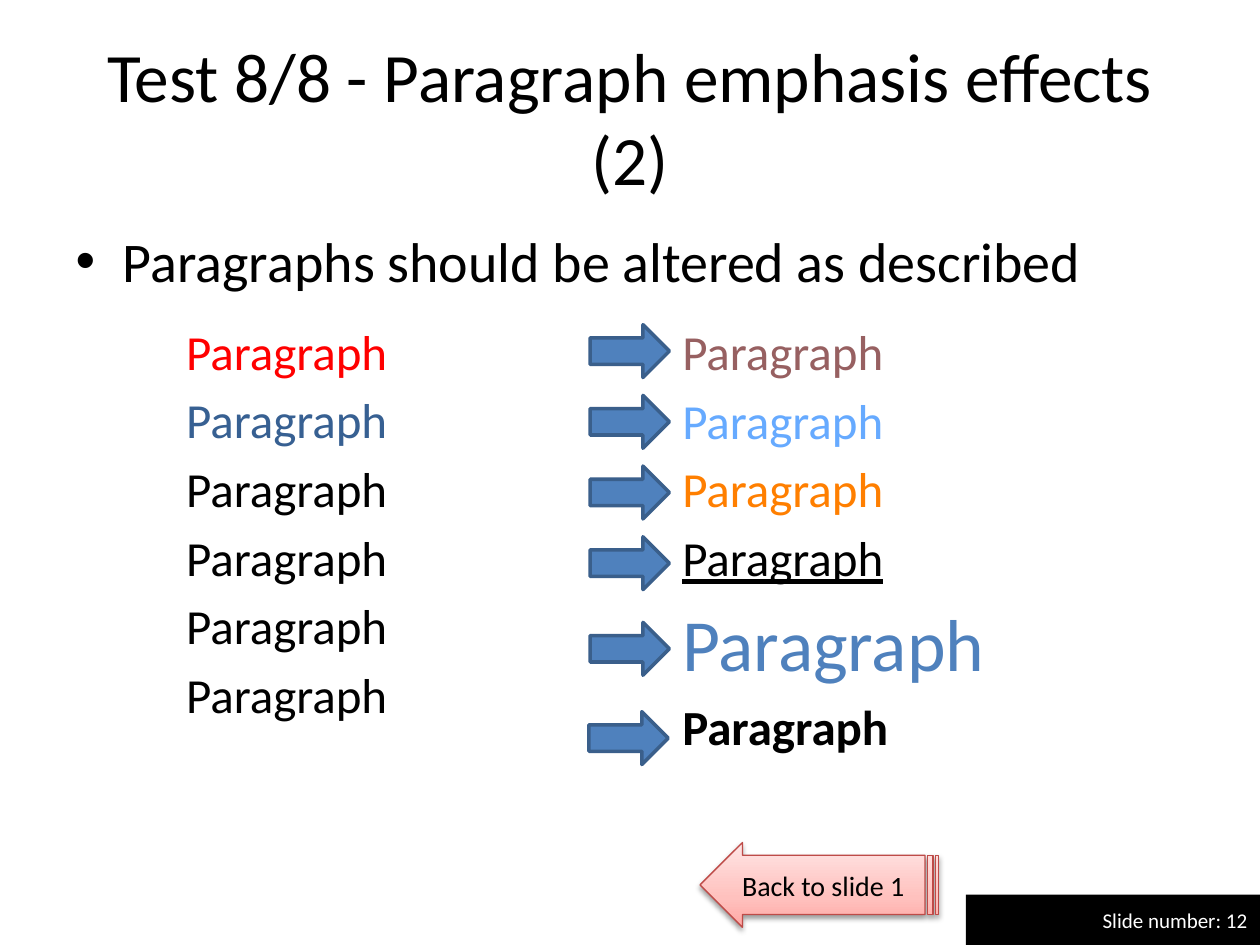
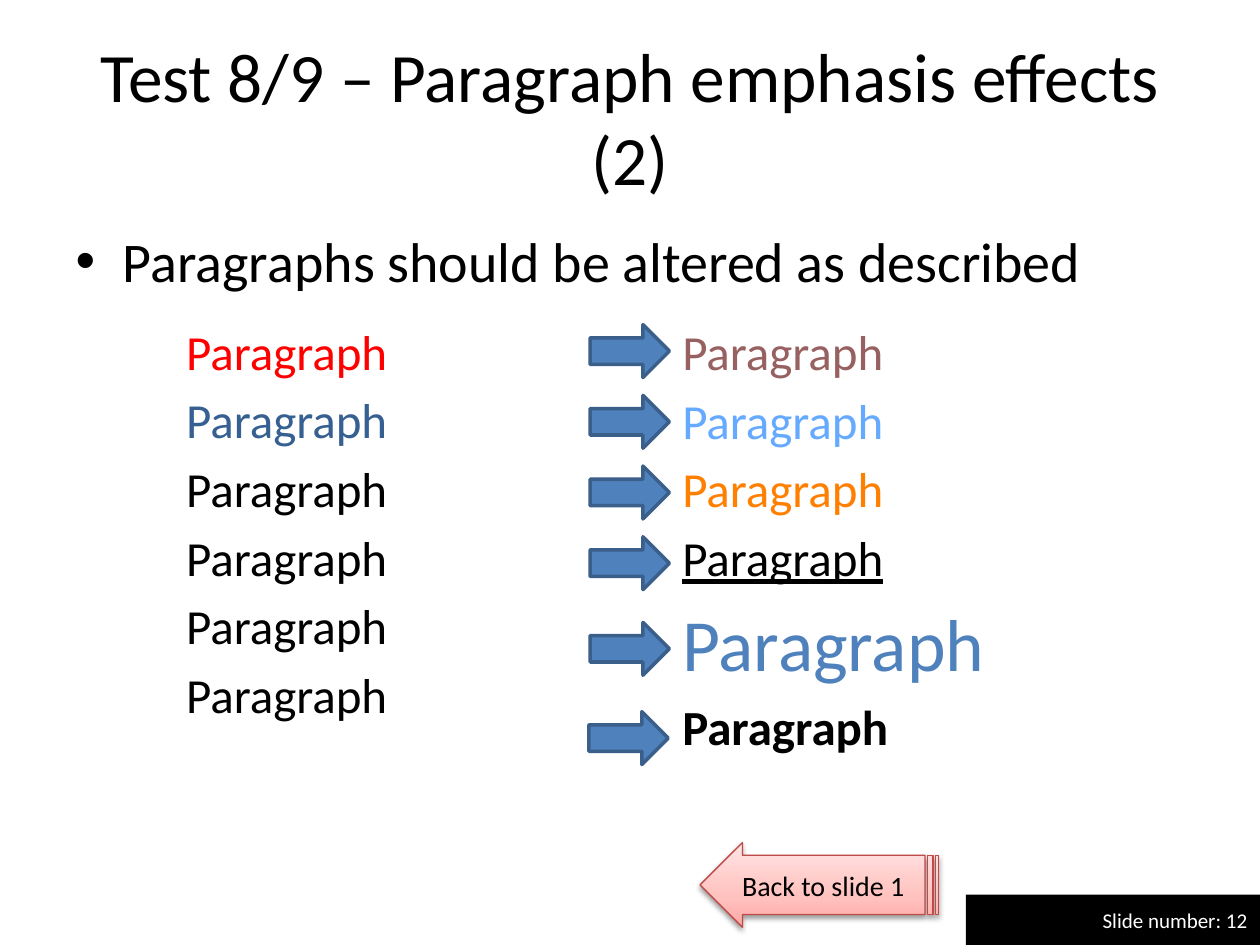
Before and after one commit to maxonthegit/PPspliT, a slide deck: slide 12 of src/PPT12+/PPspliT.pptm. Drawn at 1260x945 pixels with LibreOffice and Linux fonts; fonts in the diff are those of the drawing. Boxes give left, top, right and bottom in pixels: in the first picture for what was removed or moved away, otherwise in the second. Text is boxed around its words. In the diff, an @@ line names an element or a change of style, - is before the commit and + after.

```diff
--- a/src/PPT12+/PPspliT.pptm
+++ b/src/PPT12+/PPspliT.pptm
@@ title at bbox=[101, 54, 1159, 195]: text changed @@
-Test 8/8 - Paragraph emphasis effects (2)
+Test 8/9 – Paragraph emphasis effects (2)
```
Also in this commit, not shown: 11 other slides changed, 2 slides added.
